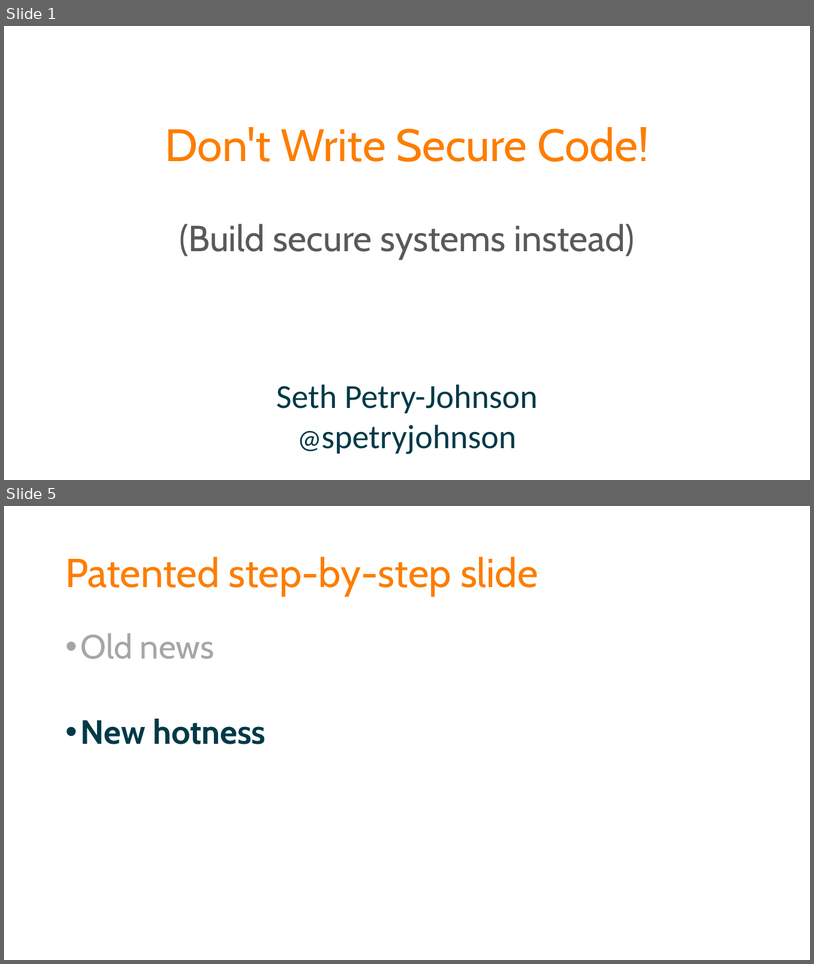
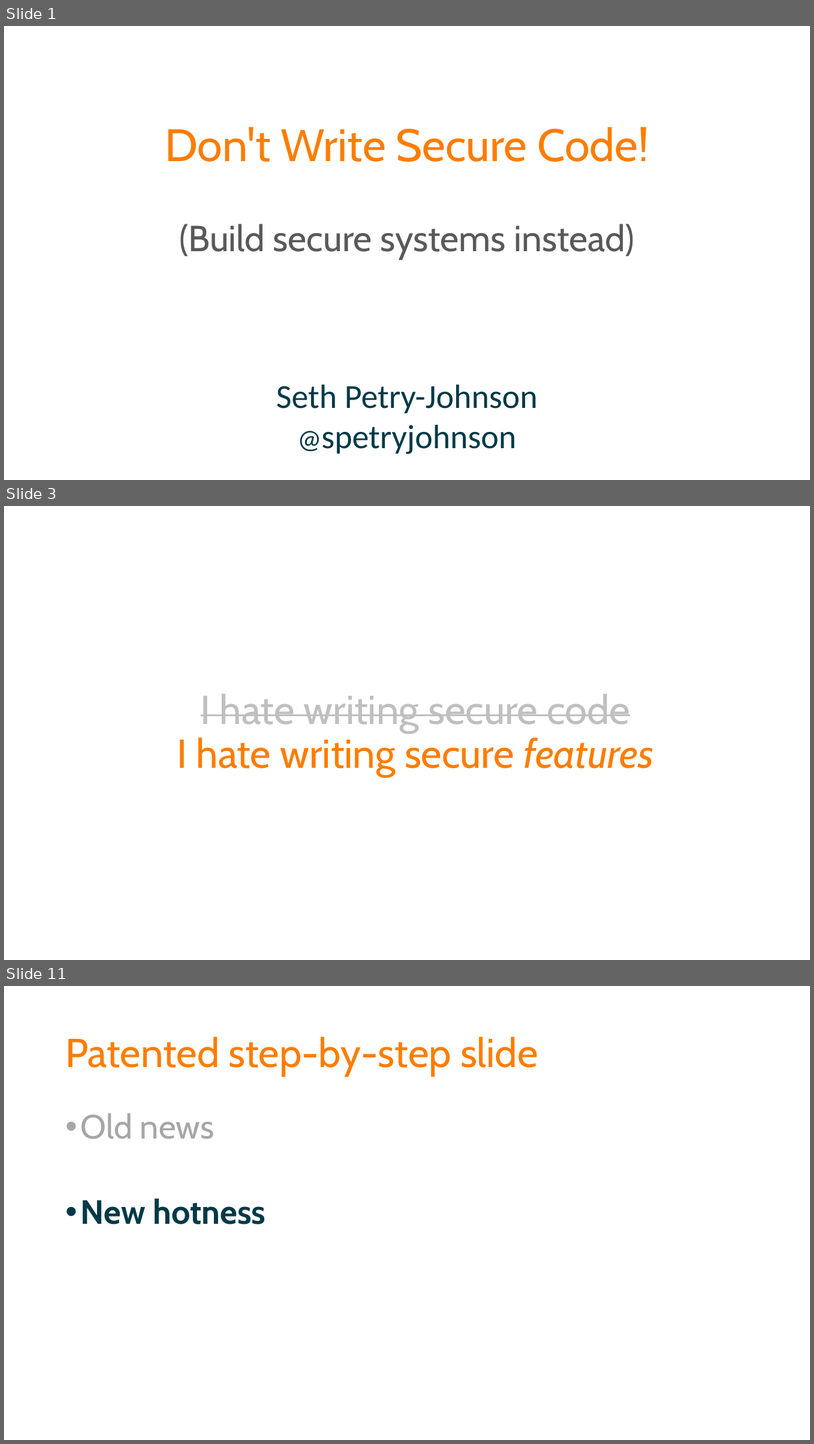
Before and after one commit to spetryjohnson/Talk---Dont-Write-Secure-Code-Design-Secure-Systems, a slide deck: Secure Systems - CodeMash 2017.pptx. Shown one above the other, each under a label of ours: slides 1 and 5 before the commit, slides 1, 3 and 11 after it; the slides between them are not shown. The pictures are 814x964 and 814x1444 pixels, drawn with LibreOffice and Linux fonts; fonts in the diff are those of the drawing. Boxes give left, top, right and bottom in pixels: in the first picture for what was removed or moved away, otherwise in the second. Text is boxed around its words. In the diff, an @@ line names an element or a change of style, - is before the commit and + after.

```diff
--- a/Secure Systems - CodeMash 2017.pptx
+++ b/Secure Systems - CodeMash 2017.pptx
@@ slide 3 added at box(4, 506, 810, 960), background #FFFFFF @@
@@ title added at box(177, 694, 654, 777), 48 pt, text #FD7D00 @@
+I hate writing secure code
+I hate writing secure features
@@ what was slide 5 is now slide 11 @@
```
Also in this commit, not shown: 2 slides changed, 7 other slides added, 1 slide removed, 2 other files.
